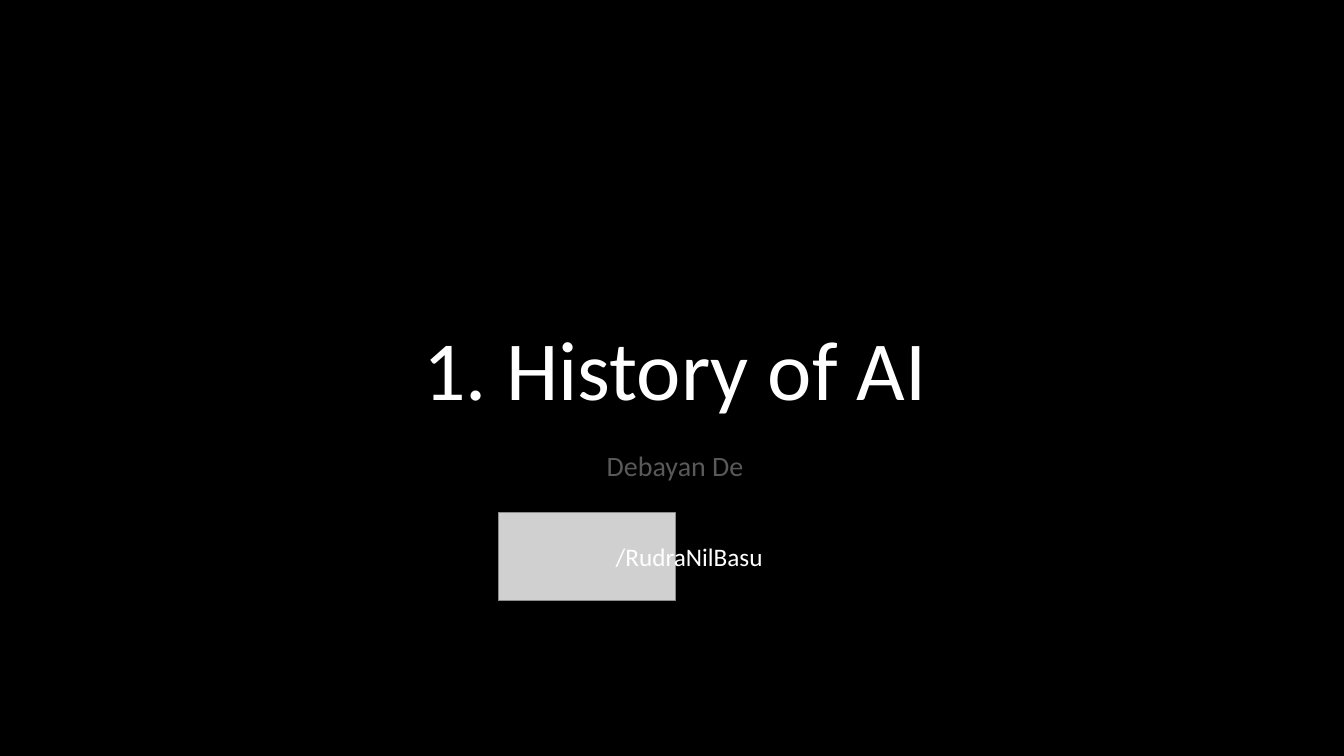
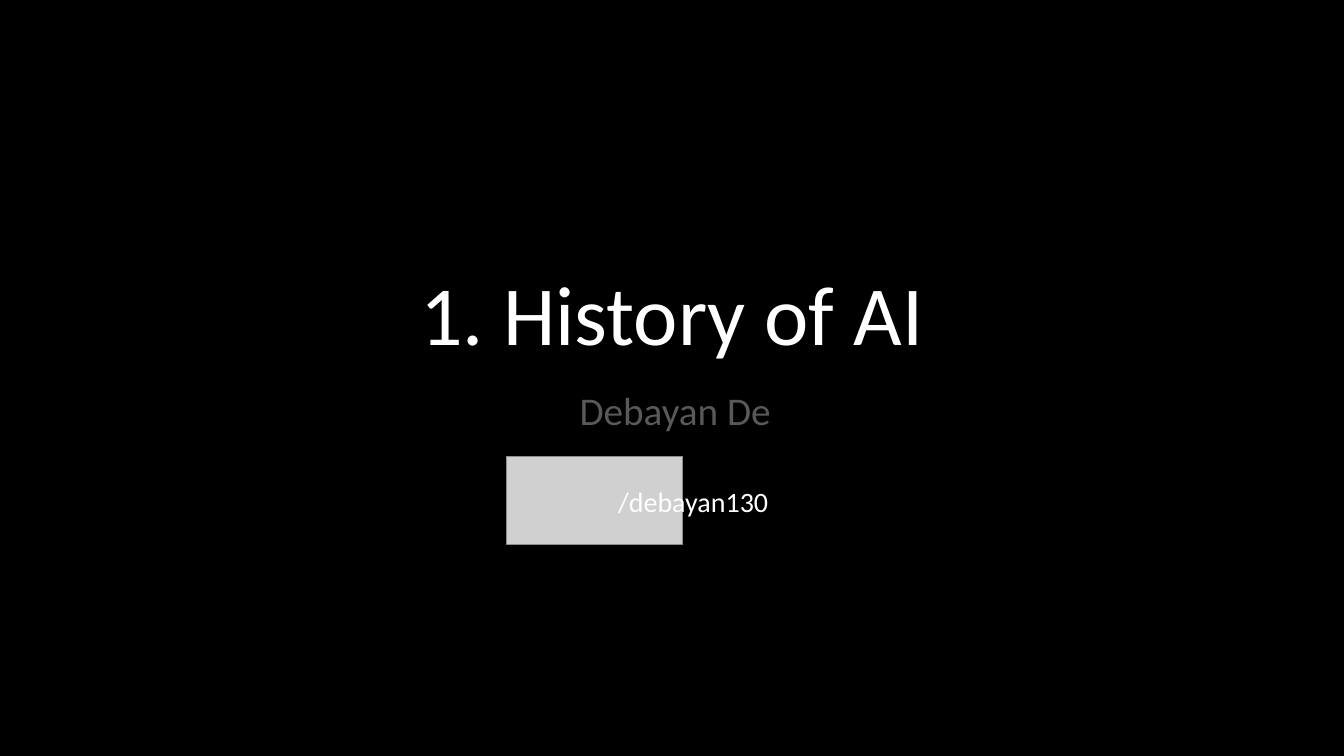
Before and after one commit to PhoenixRRDS/Presentation, a slide deck: slide 10 of The design and development of AIRYL.pptx. Drawn at 1344x756 pixels with LibreOffice and Linux fonts; fonts in the diff are those of the drawing; grey boxes stand for pictures. Boxes give left, top, right and bottom in pixels: in the first picture for what was removed or moved away, otherwise in the second. Text is boxed around its words. In the diff, an @@ line names an element or a change of style, - is before the commit and + after.

Commit message:
pptx: Added slides for parts of Rohit Das and Debayan De

```diff
--- a/The design and development of AIRYL.pptx
+++ b/The design and development of AIRYL.pptx
@@ title "1. History of AI": place and size @@
-title "1. History of AI" at (423, 342, 927, 414)
+title "1. History of AI" at (420, 287, 924, 359)
@@ subtitle "Debayan De": place and size @@
-subtitle "Debayan De" at (607, 457, 743, 481)
+subtitle "Debayan De" at (580, 398, 771, 431)
@@ subtitle "Debayan De" at (580, 398, 771, 431): size 20 to 28 pt @@
@@ picture: place and size @@
-picture at (499, 512, 676, 600)
+picture at (507, 457, 684, 544)
@@ text at (618, 489, 768, 519): text changed; size 18 to 20 pt @@
-/RudraNilBasu
+/debayan130
```
Also in this commit, not shown: 3 other slides changed, 5 slides added.
